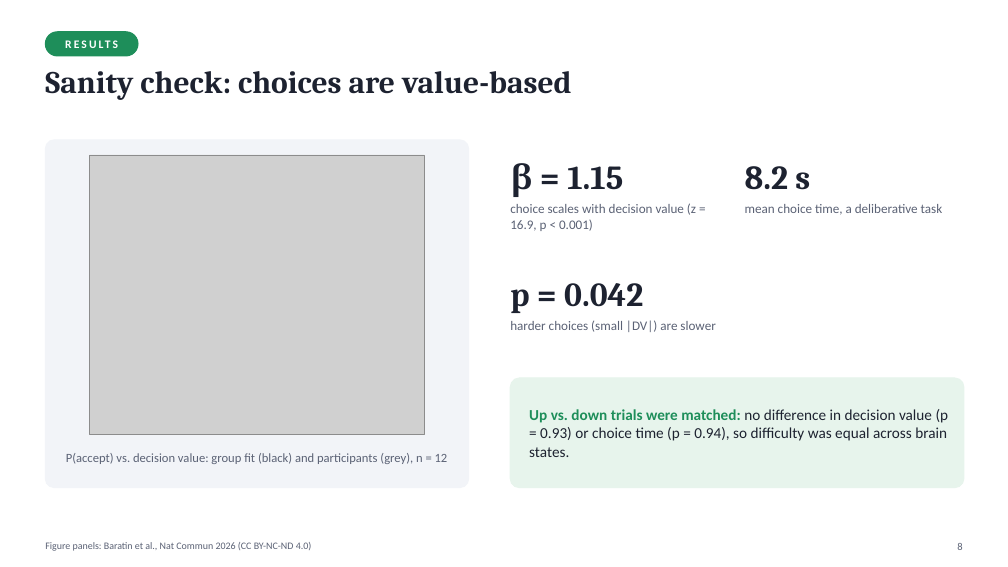
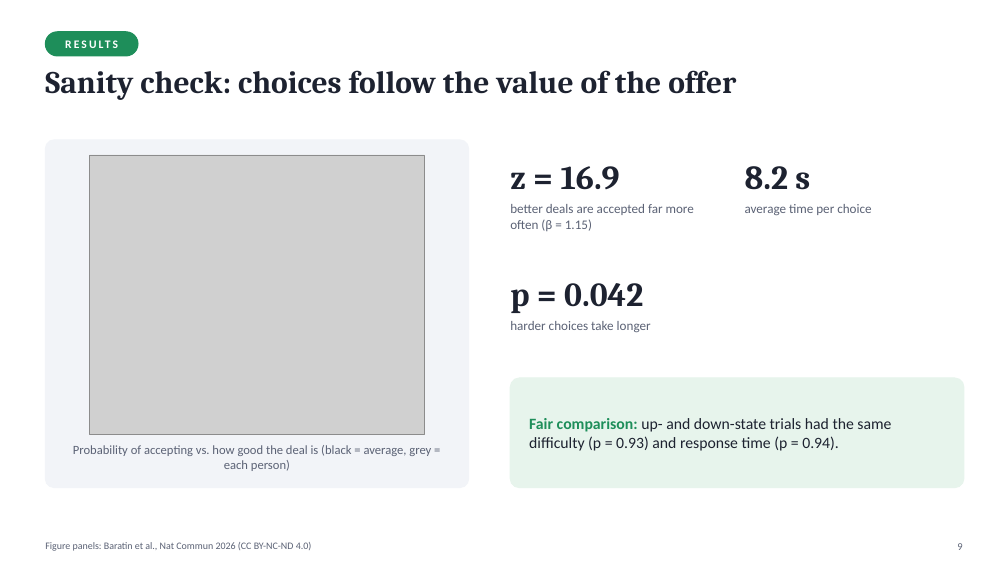
Before and after one commit to khoatranrb/DOC, a slide deck: slide 9 of Baratin2026_presentation/Baratin2026_ClosedLoop_aIns_presentation.pptx (slide 8 before the commit). Drawn at 1008x567 pixels with LibreOffice and Linux fonts; fonts in the diff are those of the drawing; grey boxes stand for pictures. Boxes give left, top, right and bottom in pixels: in the first picture for what was removed or moved away, otherwise in the second. Text is boxed around its words. In the diff, an @@ line names an element or a change of style, - is before the commit and + after.

```diff
--- a/Baratin2026_presentation/Baratin2026_ClosedLoop_aIns_presentation.pptx
+++ b/Baratin2026_presentation/Baratin2026_ClosedLoop_aIns_presentation.pptx
@@ text at bbox=[45, 70, 736, 100]: text changed @@
-Sanity check: choices are value-based
+Sanity check: choices follow the value of the offer
@@ text at bbox=[510, 166, 620, 190]: text changed @@
-β = 1.15
+z = 16.9
@@ text at bbox=[510, 204, 694, 231]: text changed @@
-choice scales with decision value (z = 16.9, p < 0.001)
+better deals are accepted far more often (β = 1.15)
@@ text at bbox=[745, 204, 871, 215]: text changed @@
-mean choice time, a deliberative task
+average time per choice
@@ text at bbox=[510, 321, 651, 332]: text changed @@
-harder choices (small |DV|) are slower
+harder choices take longer
@@ text at bbox=[529, 418, 891, 451]: text changed; size 14.5 to 15 pt @@
-Up vs. down trials were matched: no difference in decision value (p = 0.93) or choice time (p = 0.94), so difficulty was equal across brain states.
+Fair comparison: up- and down-state trials had the same difficulty (p = 0.93) and response time (p = 0.94).
@@ text at bbox=[73, 445, 431, 471]: text changed @@
-P(accept) vs. decision value: group fit (black) and participants (grey), n = 12
+Probability of accepting vs. how good the deal is (black = average, grey = each person)
```
Also in this commit, not shown: 14 other slides changed, 2 slides added, 1 slide removed, 1 other file.
